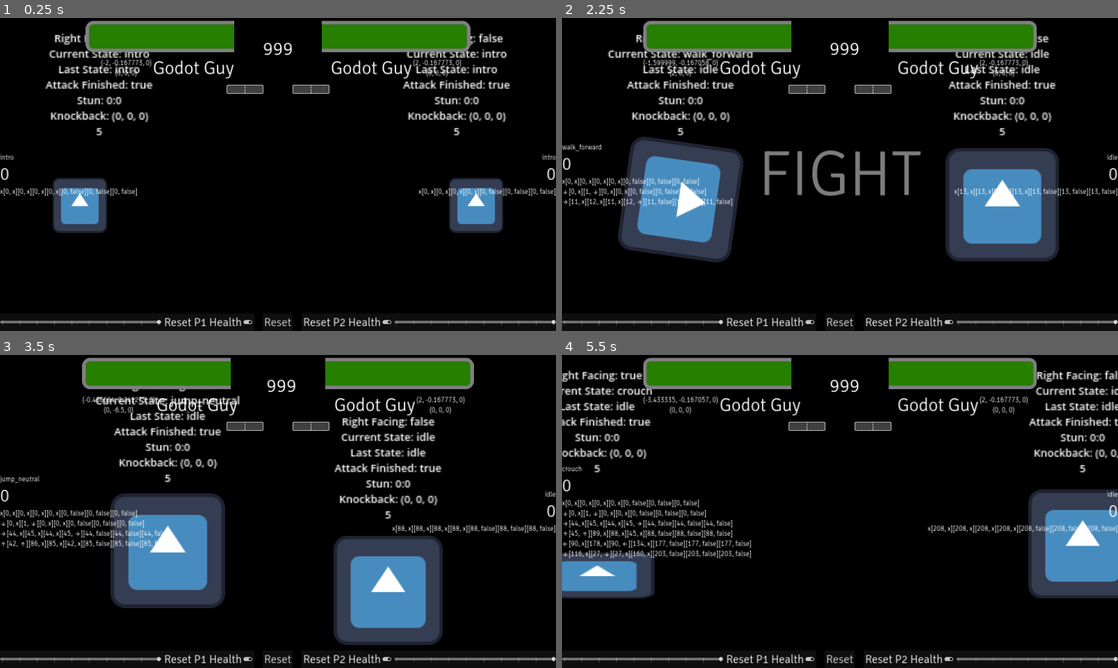
Above: before the commit, frames 1-4 (two rows, left to right).
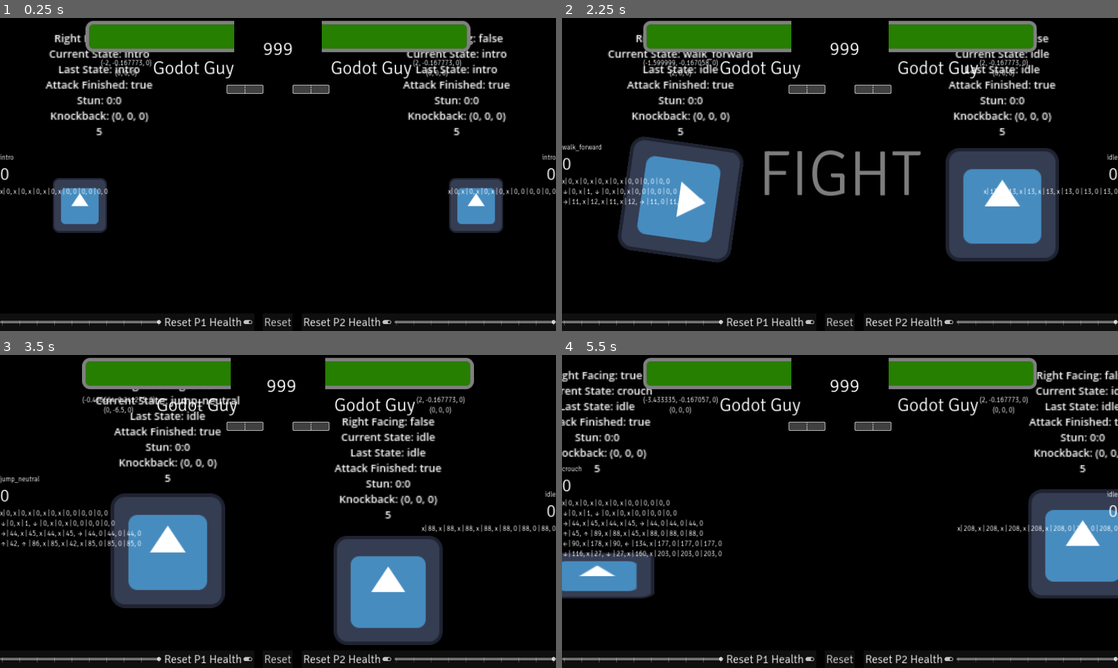
Above: after the commit, the same moments.

Repository: SHyguymoll/FightingGameEngineExampleCharacter
Game: Godot game, scene res://Test Character/TestCharacter.tscn
Same seed, same stepped clock (60 frames per second), same inputs: the game is played once before the commit and once after it. The engine's default icon, where the game draws it, is replaced by a stand-in: a white triangle on a blue panel in a dark square.
Inputs:
- Up to frame 1 (0.25 s): no input
- Up to frame 2 (2.25 s): hold D (first_right) 0.53-1.28 s; hold S (first_down) 1.28-2.03 s; hold D (first_right) from 2.03 s (still down)
- Up to frame 3 (3.5 s): release D (first_right) at 2.78 s; hold W (first_up) from 2.78 s (still down)
- Up to frame 4 (5.5 s): release W (first_up) at 3.53 s; hold A (first_left) 3.53-5.03 s; hold S (first_down) from 5.03 s (still down)

The runs differ from the first frame. In frame 1, 0.6% of the frame differs, in the area x 0-100%, y 54-57%; in frame 2, 1.2%; in frame 3, 1.8%; in frame 4, 2.8%, in the area x 0-100%, y 46-66%.

Commit message:
further reworks to input trakcer

Diff:
--- a/Test Character/Game.gd
+++ b/Test Character/Game.gd
@@ -194,14 +194,6 @@
 	"upright": "↗", "downright": "↘"
 }
 
-func attack_value(attackHash: int) -> String:
-	return (" Ø" if bool(attackHash % 2) else " 0") + \
-	("Ø" if bool((attackHash >> 1) % 2) else "0") + \
-	("Ø" if bool((attackHash >> 2) % 2) else "0") + \
-	("Ø" if bool((attackHash >> 3) % 2) else "0") + \
-	("Ø" if bool((attackHash >> 4) % 2) else "0") + \
-	("Ø " if bool((attackHash >> 5) % 2) else "0 ")
-
 func slice_input_dictionary(input_dict: Dictionary, from: int, to: int):
 	var ret_dict = {
 		up=input_dict["up"].slice(from, to),
@@ -214,47 +206,32 @@
 		ret_dict["button" + str(i)] = input_dict["button" + str(i)].slice(from, to)
 	return ret_dict
 
-func build_input_tracker(p1_buf : Dictionary, p2_buf : Dictionary) -> void:
+func generate_input_hud(buf : Dictionary, input_label : Label):
 	var lookup_string := ""
 	var dirs := ["up", "down", "left", "right"]
 
-	$HUD/P1Stats/Inputs.text = ""
-	for i in range(len(p1_buf.up)):
+	input_label.text = ""
+	for i in range(len(buf.up)):
 		lookup_string = ""
-		lookup_string += dirs[0] if p1_buf[dirs[0]][i][1] else ""
-		lookup_string += dirs[1] if p1_buf[dirs[1]][i][1] else ""
-		lookup_string += dirs[2] if p1_buf[dirs[2]][i][1] else ""
-		lookup_string += dirs[3] if p1_buf[dirs[3]][i][1] else ""
-		$HUD/P1Stats/Inputs.text += directionDictionary[lookup_string]
-		$HUD/P1Stats/Inputs.text += "\t"
-		for button in p1_buf:
+		lookup_string += dirs[0] if buf[dirs[0]][i][1] else ""
+		lookup_string += dirs[1] if buf[dirs[1]][i][1] else ""
+		lookup_string += dirs[2] if buf[dirs[2]][i][1] else ""
+		lookup_string += dirs[3] if buf[dirs[3]][i][1] else ""
+		input_label.text += directionDictionary[lookup_string]
+		input_label.text += "\t"
+		for button in buf:
 			if button in dirs:
-				if p1_buf[button][i][1]:
-					$HUD/P1Stats/Inputs.text += ("[%s, %s]" % [str(p1_buf[button][i][0]), directionDictionary[button]])
+				if buf[button][i][1]:
+					input_label.text += ("| %s, %s " % [str(buf[button][i][0]), directionDictionary[button]])
 				else:
-					$HUD/P1Stats/Inputs.text += ("[%s, x]" % [str(p1_buf[button][i][0])])
+					input_label.text += ("| %s, x " % [str(buf[button][i][0])])
 			else:
-				$HUD/P1Stats/Inputs.text += str(p1_buf[button][i])
-		$HUD/P1Stats/Inputs.text += "\n"
-
-	$HUD/P2Stats/Inputs.text = ""
-	for i in range(len(p2_buf.up)):
-		lookup_string = ""
-		lookup_string += dirs[0] if p2_buf[dirs[0]][i][1] else ""
-		lookup_string += dirs[1] if p2_buf[dirs[1]][i][1] else ""
-		lookup_string += dirs[2] if p2_buf[dirs[2]][i][1] else ""
-		lookup_string += dirs[3] if p2_buf[dirs[3]][i][1] else ""
-		$HUD/P2Stats/Inputs.text += directionDictionary[lookup_string]
-		$HUD/P2Stats/Inputs.text += "\t"
-		for button in p2_buf:
-			if button in dirs:
-				if p2_buf[button][i][1]:
-					$HUD/P2Stats/Inputs.text += ("[%s, %s]" % [str(p2_buf[button][i][0]), directionDictionary[button]])
-				else:
-					$HUD/P2Stats/Inputs.text += ("[%s, x]" % [str(p2_buf[button][i][0])])
-			else:
-				$HUD/P2Stats/Inputs.text += str(p2_buf[button][i])
-		$HUD/P2Stats/Inputs.text += "\n"
+				input_label.text += ("| %s, %s " % [buf[button][i][0], ("Ø" if buf[button][i][1] else "0")])
+		input_label.text += "\n"
+
+func build_input_tracker(p1_buf : Dictionary, p2_buf : Dictionary) -> void:
+	generate_input_hud(p1_buf, $HUD/P1Stats/Inputs)
+	generate_input_hud(p2_buf, $HUD/P2Stats/Inputs)
 
 #convert to hash to simplify comparisons
 func get_current_input_hashes() -> Array: return [
